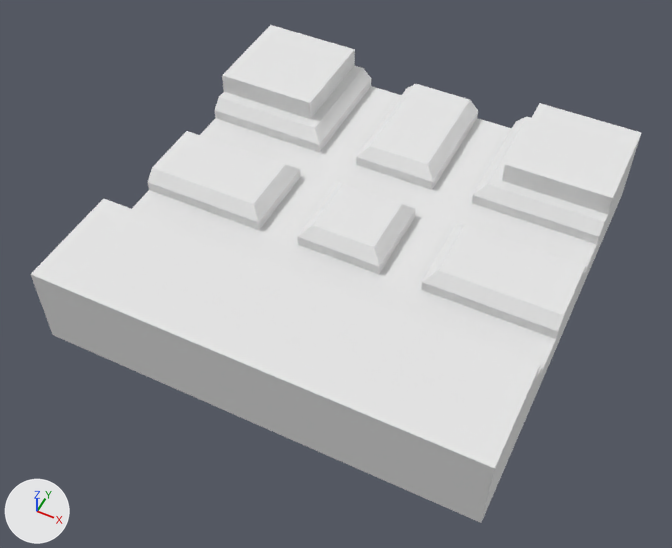
Two versions of the OBJ model The_Dune_Project/Assets/Models/env/Modular Temple/Puzzle_Track_Standard_TJoint.obj, one commit apart.
The view is the same before and after, from a 50 mm camera at (0.623, -1.354, 1.416) aimed at (-0.011, -0.088, -0.166). The lights are fixed; the arrows at lower left show +X, +Y and +Z. Where no turn or scale is listed for an object, it has been applied to the vertices.
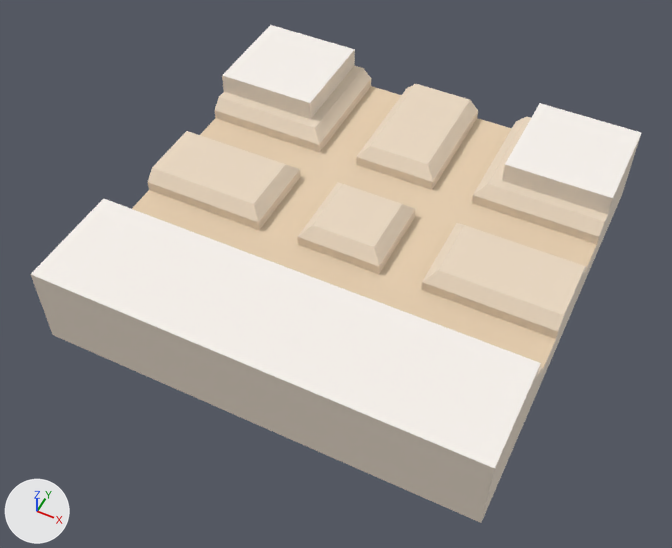
Where the change shows, as pixel boxes [x1, y1, x2, y2] in the pictures (672 x 548 px):
'object1', recoloured
    both: [31, 25, 641, 523]

The change, as a diff of the scene's bpy script:
```diff
--- a/The_Dune_Project/Assets/Models/env/Modular Temple/Puzzle_Track_Standard_TJoint.obj.py
+++ b/The_Dune_Project/Assets/Models/env/Modular Temple/Puzzle_Track_Standard_TJoint.obj.py
@@ mat_sandstone_4 @@
 mat_sandstone_4 = principled_material('Sandstone_4')
-mat_sandstone_4.base_color = (0.8, 0.8, 0.8)  # white #e7e7e7
+mat_sandstone_4.base_color = (0.835, 0.698, 0.545)  # beige #ecdac3
 mat_sandstone_4.roughness = 1.0
@@ mat_sandstone_trim @@
 mat_sandstone_trim = principled_material('Sandstone_Trim')
-mat_sandstone_trim.base_color = (0.8, 0.8, 0.8)  # white #e7e7e7
+mat_sandstone_trim.base_color = (0.871, 0.765, 0.647)  # white #f0e3d2
 mat_sandstone_trim.roughness = 1.0
@@ mat_sandstone_floor @@
 mat_sandstone_floor = principled_material('Sandstone_Floor')
-mat_sandstone_floor.base_color = (0.8, 0.8, 0.8)  # white #e7e7e7
+mat_sandstone_floor.base_color = (0.945, 0.898, 0.851)  # white #f9f3ee
 mat_sandstone_floor.roughness = 1.0
@@ mat_sandstone_5 @@
 mat_sandstone_5 = principled_material('Sandstone_5')
-mat_sandstone_5.base_color = (0.8, 0.8, 0.8)  # white #e7e7e7
+mat_sandstone_5.base_color = (0.8, 0.627, 0.439)  # beige #e7cfb1
 mat_sandstone_5.roughness = 1.0
```
